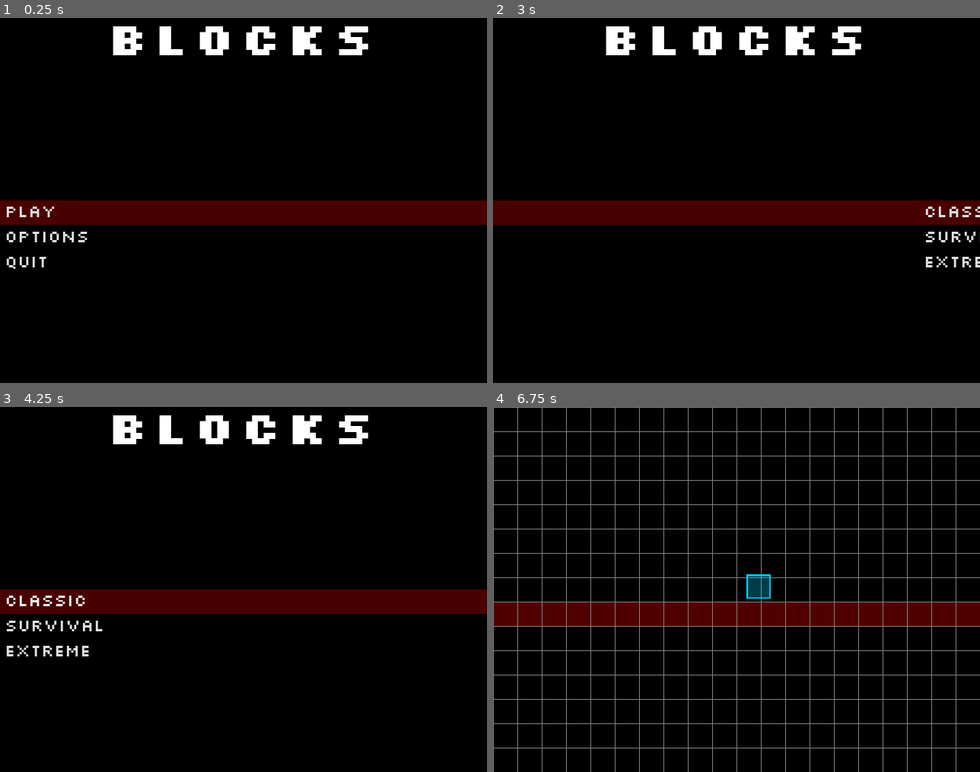
Above: before the commit, frames 1-4 (two rows, left to right).
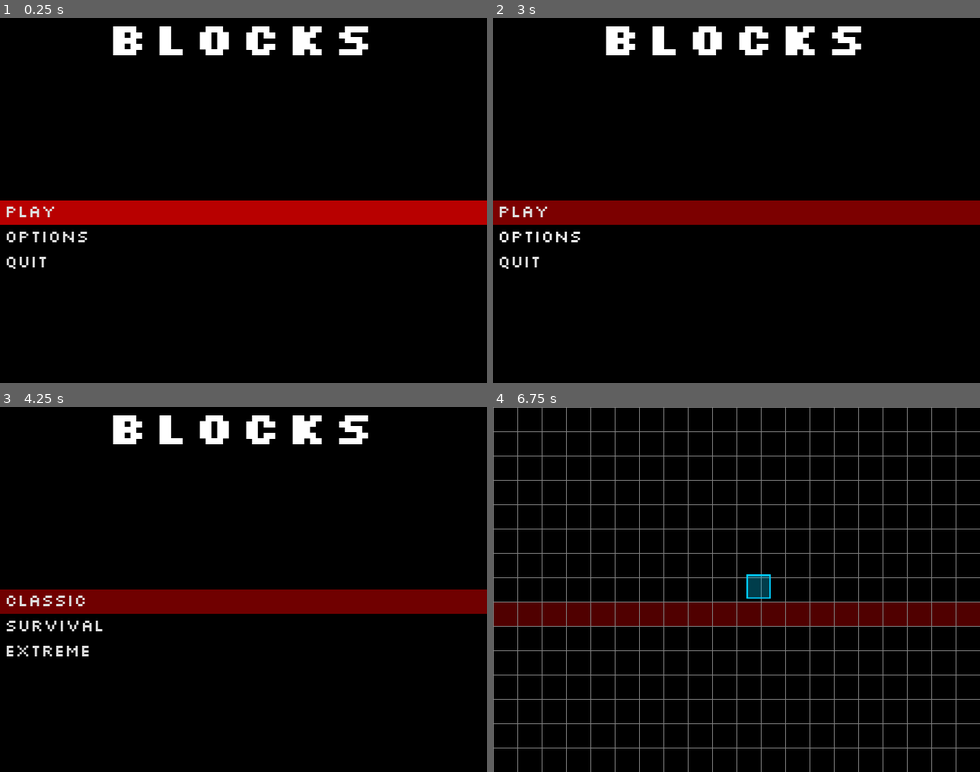
Above: after the commit, the same moments.

Repository: boscutti939/Blocks
Game: Godot game, scene res://Scenes/Menu.tscn
The game is run twice, just before and just after one commit, with the same random seed, the same clock (stepped at 60 frames per second) and the same inputs.
Inputs (mouse positions are in pixels of both pictures, inside the frame that each line leads up to):
- Up to frame 1 (0.25 s): no input
- Up to frame 2 (3 s): click "Play" at 0.5 s; click "Play" at 1.25 s; click "Options" at 2 s; tap Enter at 2.75 s; hold D from 2.78 s (still down); hold Enter from 2.78 s (still down)
- Up to frame 3 (4.25 s): tap Space at 3.02 s; release D at 3.5 s; release Enter at 3.5 s; click (243, 600) at 3.5 s, where only the run before the commit has a clickable "Classic"
- Up to frame 4 (6.75 s): click "Classic" at 4.25 s; click "Survival" at 5 s; click "Extreme" at 5.75 s; tap Space at 6.5 s; hold D from 6.53 s (still down); tap Enter at 6.6 s

The runs differ from the first frame. In frame 1, 6.6% of the frame differs, in the area x 0-100%, y 50-57%; in frame 2, 7.3%, in the area x 0-100%, y 50-69%; in frame 3, 6.5%; in frame 4, nothing differs.

Commit message:
Menu animation

Diff:
--- a/Scenes/Menu.tscn
+++ b/Scenes/Menu.tscn
@@ -7,36 +7,47 @@
 [ext_resource path="res://Fonts/slkscr.ttf" type="DynamicFontData" id=5]
 [ext_resource path="res://Sounds/meanbean.wav" type="AudioStream" id=6]
 
-[sub_resource type="Gradient" id=1]
-offsets = PoolRealArray( 0.389222 )
-colors = PoolColorArray( 1, 0, 0, 0.286275 )
-
-[sub_resource type="GradientTexture" id=2]
-gradient = SubResource( 1 )
-width = 640
-
-[sub_resource type="DynamicFont" id=3]
+[sub_resource type="DynamicFont" id=1]
 size = 64
 font_data = ExtResource( 2 )
 
-[sub_resource type="DynamicFont" id=4]
+[sub_resource type="Gradient" id=2]
+offsets = PoolRealArray( 0.509677 )
+colors = PoolColorArray( 1, 0, 0, 0.72549 )
+
+[sub_resource type="GradientTexture" id=3]
+gradient = SubResource( 2 )
+width = 640
+
+[sub_resource type="Animation" id=4]
+resource_name = "Flash Animation"
+length = 0.4
+tracks/0/type = "value"
+tracks/0/path = NodePath(".:texture:gradient:colors")
+tracks/0/interp = 1
+tracks/0/loop_wrap = true
+tracks/0/imported = false
+tracks/0/enabled = true
+tracks/0/keys = {
+"times": PoolRealArray( 0, 0.1, 0.2, 0.3, 0.4 ),
+"transitions": PoolRealArray( 1, 1, 1, 1, 1 ),
+"update": 0,
+"values": [ PoolColorArray( 1, 0, 0, 0.439216 ), PoolColorArray( 1, 0, 0, 0.72549 ), PoolColorArray( 1, 0, 0, 0.439216 ), PoolColorArray( 1, 0, 0, 0.72549 ), PoolColorArray( 1, 0, 0, 0.439216 ) ]
+}
+
+[sub_resource type="DynamicFont" id=5]
 size = 24
 font_data = ExtResource( 5 )
 
 [node name="Menu" type="Node2D"]
 script = ExtResource( 1 )
 
-[node name="Sprite" type="Sprite" parent="."]
-position = Vector2( 320, 256 )
-scale = Vector2( 1, 32 )
-texture = SubResource( 2 )
-
 [node name="Title" type="Node2D" parent="."]
 
 [node name="Label" type="Label" parent="Title"]
 margin_right = 640.0
 margin_bottom = 65.0
-custom_fonts/font = SubResource( 3 )
+custom_fonts/font = SubResource( 1 )
 text = "BLOCKS"
 align = 1
 __meta__ = {
@@ -49,6 +60,14 @@
 "_edit_group_": true,
 "_edit_lock_": true
 }
+
+[node name="Sprite" type="Sprite" parent="Items"]
+position = Vector2( 320, 256 )
+scale = Vector2( 1, 32 )
+texture = SubResource( 3 )
+
+[node name="AnimationPlayer" type="AnimationPlayer" parent="Items/Sprite"]
+"anims/Flash Animation" = SubResource( 4 )
 
 [node name="uibeep" type="AudioStreamPlayer" parent="Items"]
 stream = ExtResource( 4 )
--- a/Scripts/Menu/Items.gd
+++ b/Scripts/Menu/Items.gd
@@ -18,11 +18,11 @@
 	currnode.position.y = 240
 
 func flyInTweenStart():
-	$FlyInTween.interpolate_property(currnode.get_node("Control"), "rect_position", Vector2(640, 0), Vector2(0, 0), 0.5, Tween.TRANS_QUAD, Tween.EASE_IN_OUT, 0.2)
+	$FlyInTween.interpolate_property(currnode.get_node("Control"), "rect_position", Vector2(640, 0), Vector2(0, 0), 0.5, Tween.TRANS_QUAD, Tween.EASE_IN_OUT, 1)
 	$FlyInTween.start()
 
 func flyOutTweenStart():
-	$FlyOutTween.interpolate_property(prevnode.get_node("Control"), "rect_position", prevnode.get_node("Control").rect_position, Vector2(-640, prevnode.get_node("Control").rect_position.y), 0.4, Tween.TRANS_BACK, Tween.EASE_IN, 0.0)
+	$FlyOutTween.interpolate_property(prevnode.get_node("Control"), "rect_position", prevnode.get_node("Control").rect_position, Vector2(-640, prevnode.get_node("Control").rect_position.y), 0.4, Tween.TRANS_BACK, Tween.EASE_IN, 0.5)
 	$FlyOutTween.start()
 
 func navTweenStart():
@@ -51,6 +51,7 @@
 	if Input.is_key_pressed(KEY_ENTER) and enter == false:
 		$uibeep.play()
 		enter = true;
+		$Sprite/AnimationPlayer.play("Flash Animation");
 		if currnode.name == "MainItems":
 			match curr:
 				0:
--- a/Scripts/block_spawner/block_spawner.gd
+++ b/Scripts/block_spawner/block_spawner.gd
@@ -36,7 +36,7 @@
 		var choice = round(rand_range(0, 100));
 		if choice in range(0, 90):
 			block = blockToSpawn.instance();
-		elif choice in range(80, 97):
+		elif choice in range(80, 98):
 			block = explodingBlockToSpawn.instance();
 		else:
 			block = yellowBlock.instance();
Not shown: 7 places in Scenes/Menu.tscn that only renumber resources
